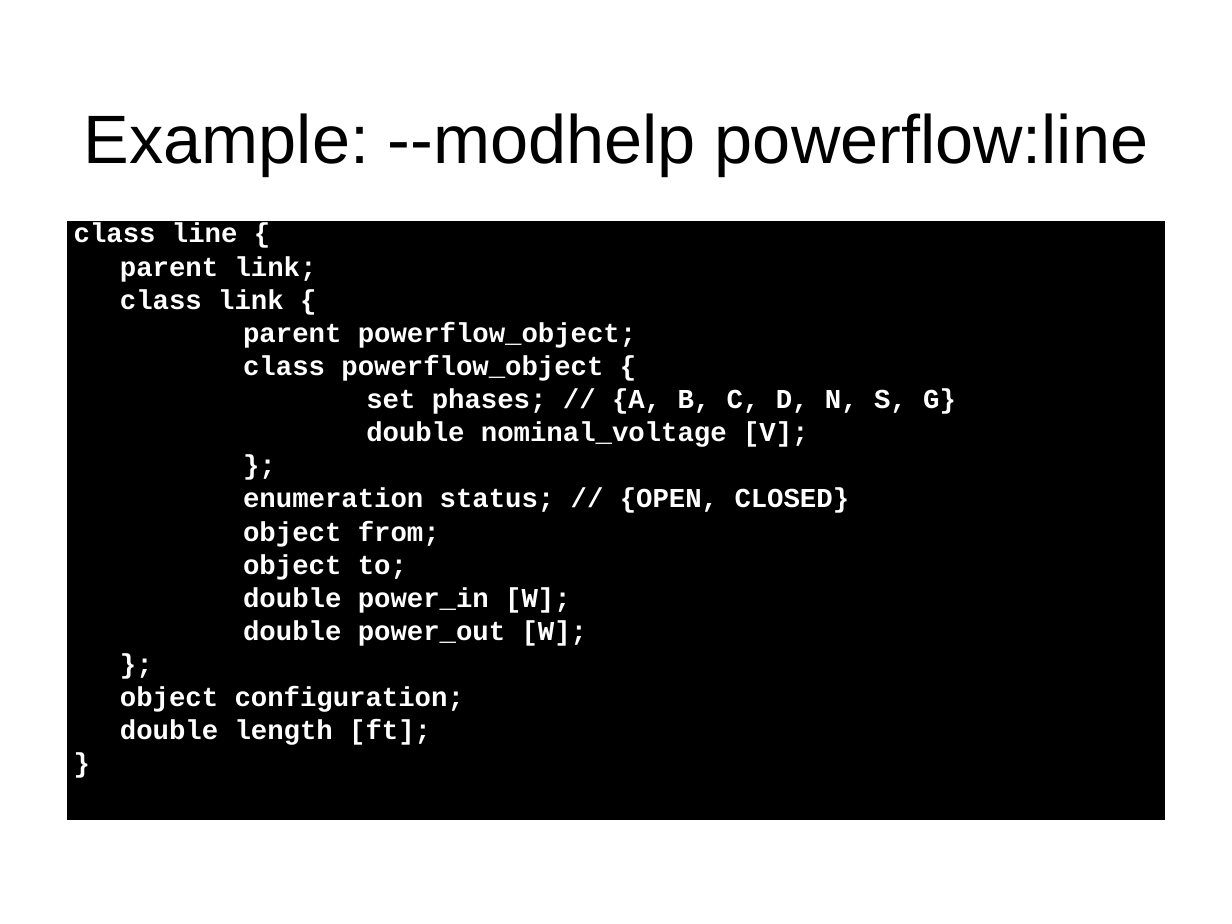
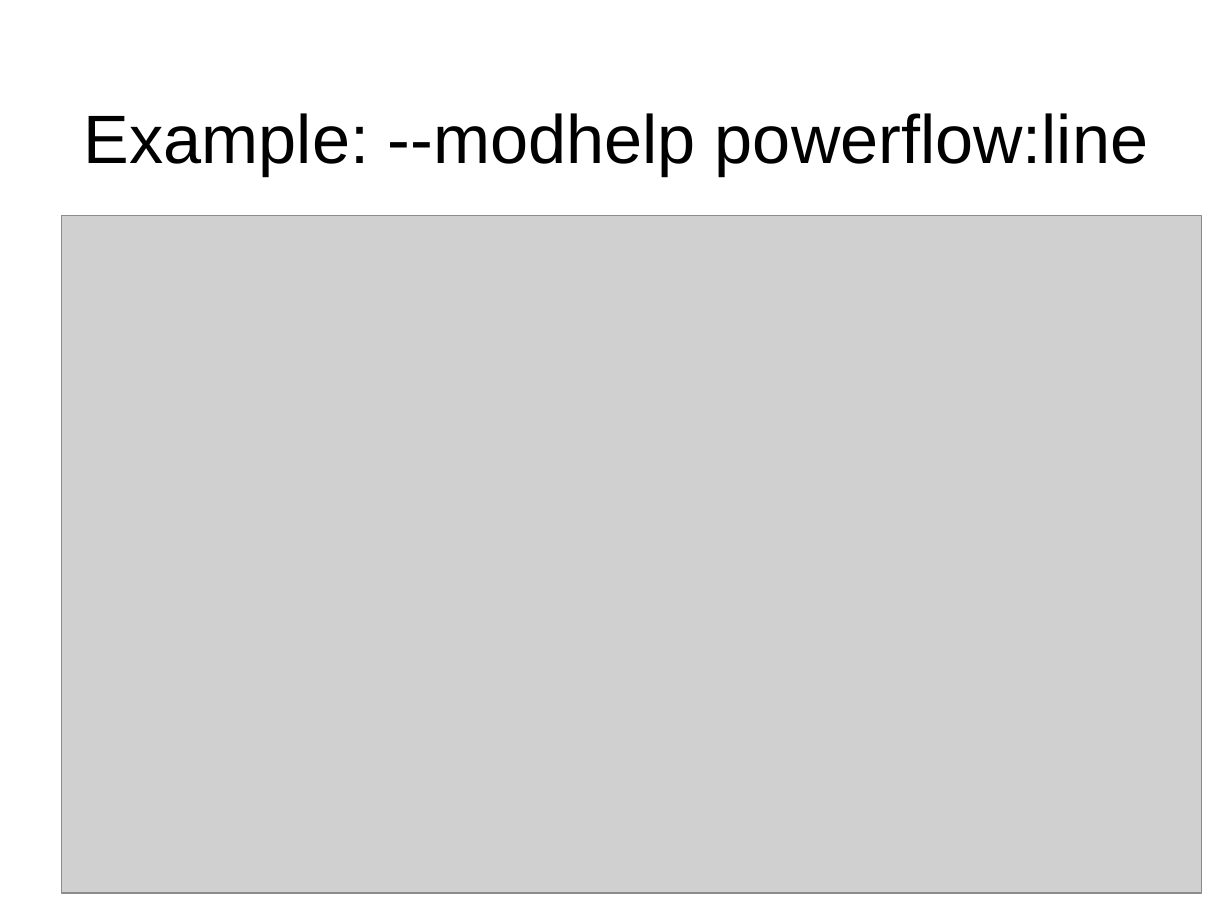
Before and after one commit to gridlab-d/course, a slide deck: slide 5 of 1.4 - Getting help.pps. Drawn at 1232x924 pixels with LibreOffice and Linux fonts; fonts in the diff are those of the drawing; grey boxes stand for pictures; background and template pictures are left out. Boxes give left, top, right and bottom in pixels: in the first picture for what was removed or moved away, otherwise in the second. Text is boxed around its words. In the diff, an @@ line names an element or a change of style, - is before the commit and + after.

```diff
--- a/1.4 - Getting help.pps
+++ b/1.4 - Getting help.pps
@@ text removed at box(62, 216, 1170, 825) @@
-class line {
-parent link;
-class link {
-parent powerflow_object;
-class powerflow_object {
-set phases; // {A, B, C, D, N, S, G}
-double nominal_voltage [V];
-};
-enumeration status; // {OPEN, CLOSED}
-object from;
-object to;
-double power_in [W];
-double power_out [W];
-};
-object configuration;
-double length [ft];
-}
@@ picture added at box(62, 216, 1201, 893) @@
```
Also in this commit, not shown: 4 other slides changed, 4 slides added, 4 slides removed, 2 other files.
